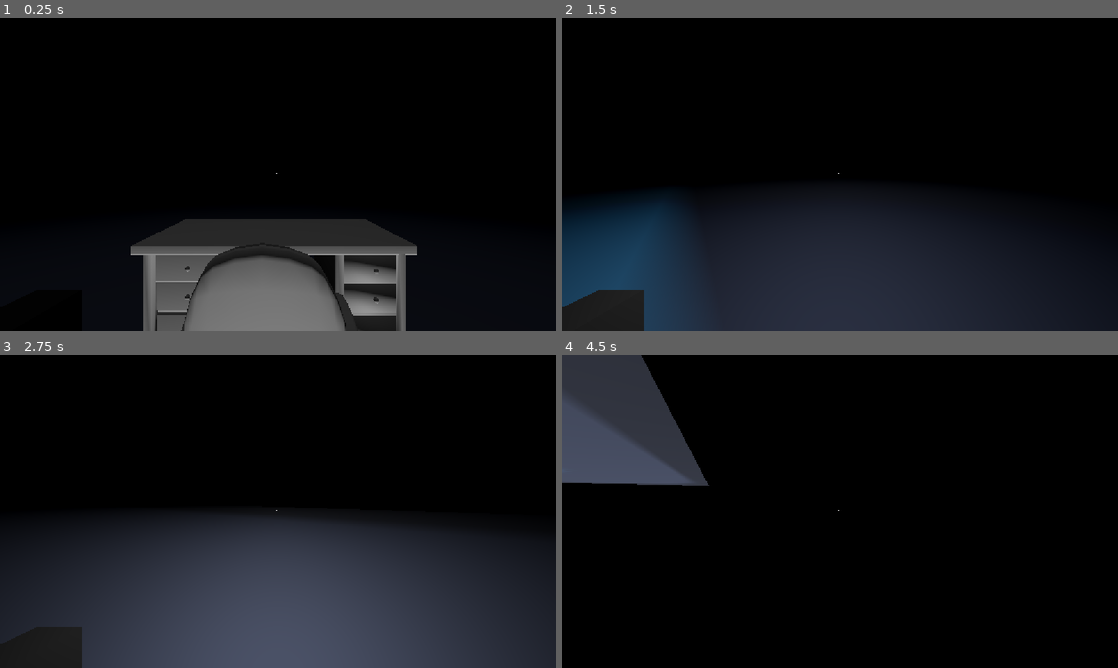
Above: before the commit, frames 1-4 (two rows, left to right).
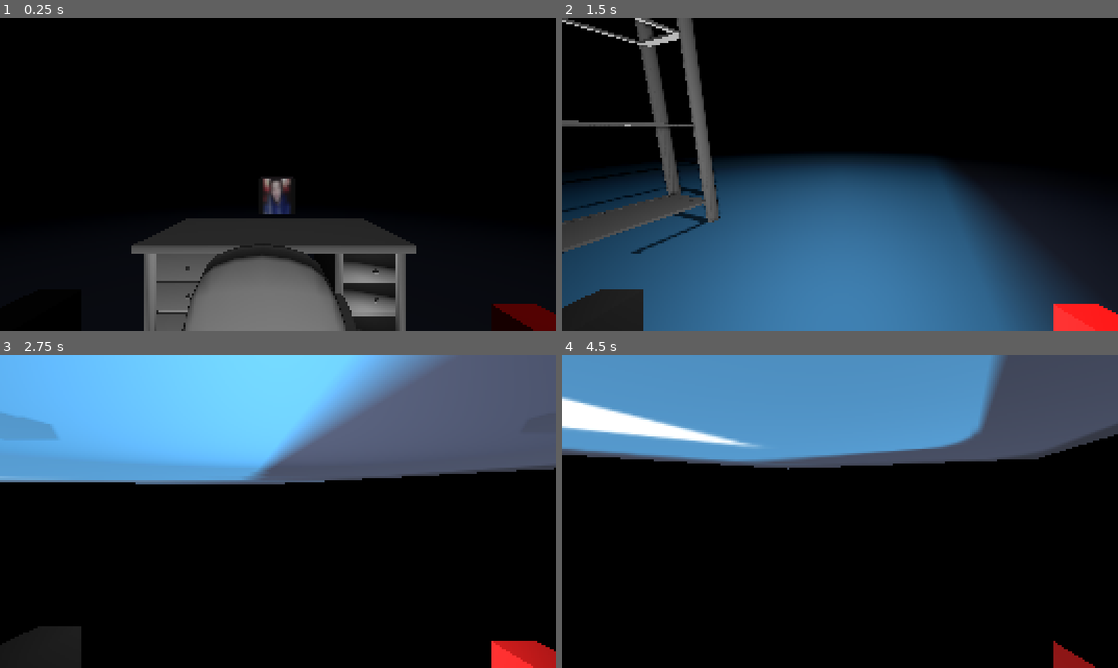
Above: after the commit, the same moments.

Repository: BlaineLockard/cabin-in-the-woods
Game: Godot game, scene res://Main.tscn
Two runs of this game, one before a commit and one after it. Both use one fixed random seed, a clock stepped at 60 frames per second and the inputs below. The project has no main scene, so this scene is started directly. The engine's default icon, where the game draws it, is replaced by a stand-in: a white triangle on a blue panel in a dark square.
Inputs (mouse positions are in pixels of both pictures, inside the frame that each line leads up to):
- Up to frame 1 (0.25 s): no input
- Up to frame 2 (1.5 s): tap Enter at 0.5 s; move the mouse to (962, 158) at 0.52 s; hold D (right) 0.53-1.28 s; tap F (light) at 0.6 s; click (962, 158) at 0.67 s; tap Space (jump) at 0.77 s; move the mouse to (812, 174) at 1.27 s; hold W (up) from 1.28 s (still down); tap V (noclip) at 1.35 s; click (812, 174) at 1.42 s
- Up to frame 3 (2.75 s): keep holding W (up); tap Space (jump) at 1.52 s; move the mouse to (289, 505) at 2.02 s; hold Shift (sprint) from 2.03 s (still down); click (289, 505) at 2.17 s
- Up to frame 4 (4.5 s): keep holding W (up); move the mouse to (834, 517) at 2.77 s; release Shift (sprint) at 2.78 s; tap F (light) at 2.85 s; click (834, 517) at 2.92 s; tap Space (jump) at 3.02, 3.77 s; move the mouse to (878, 514) at 3.52 s; tap V (noclip) at 3.6 s; click (878, 514) at 3.67 s; move the mouse to (795, 508) at 4.27 s; tap Shift (sprint) at 4.35 s; click (795, 508) at 4.42 s

The runs differ from the first frame. In frame 1, 1.9% of the frame differs, in the area x 23-100%, y 49-100%; in frame 2, 44%; in frame 3, 84%, in the area x 0-100%, y 0-100%; in frame 4, 36%.

Commit message:
Added weapon, example enemy and navigation region
Please view example enemy script on how to allow enemies to react to the weapon.

Diff:
--- a/Main.tscn
+++ b/Main.tscn
@@ -4,11 +4,18 @@
 [ext_resource type="Texture2D" uid="uid://yhmq6odv1bwr" path="res://assets/textures/icon.svg" id="1_uu6xs"]
 [ext_resource type="ArrayMesh" uid="uid://qsov8wi283ok" path="res://assets/models/Desk.obj" id="2_r0du0"]
 [ext_resource type="ArrayMesh" uid="uid://c51xda44jo4uv" path="res://assets/models/Office chair.obj" id="4_cm0pq"]
-[ext_resource type="ArrayMesh" uid="uid://b1h53gl2biodn" path="res://eb_metal_shelf_01.obj" id="5_fos0i"]
+[ext_resource type="ArrayMesh" uid="uid://b1h53gl2biodn" path="res://assets/models/eb_metal_shelf_01.obj" id="5_fos0i"]
+[ext_resource type="Script" uid="uid://bw2oskknreyof" path="res://temp files/example_enemy_that_reacts_to_gun.gd" id="6_lgr22"]
+[ext_resource type="Texture2D" uid="uid://c3sp7aalg5gd8" path="res://temp files/chesnuts.jpg" id="7_trn2v"]
 
 [sub_resource type="Environment" id="Environment_glv2v"]
 background_mode = 1
 background_energy_multiplier = 4.9
+
+[sub_resource type="NavigationMesh" id="NavigationMesh_adpiu"]
+vertices = PackedVector3Array(-0.023361206, 0.45, 3.7954712, -0.023361206, 0.45, 0.2954712, -0.5233612, 0.45, 0.2954712, -4.273361, 0.45, 3.7954712, -1.7733612, 0.45, -1.2045288, -2.2733612, 0.45, 139.04547, -4.273361, 0.45, 7.045471, -4.773361, 0.45, 6.545471, -171.77336, 0.45, -26.204529, -171.77336, 0.45, 139.04547, -4.773361, 0.45, 4.295471, -1.7733612, 0.45, -2.9545288, -1.2733612, 0.45, -3.4545288, 0.2266388, 0.45, -3.4545288, 0.2266388, 0.45, -26.204529, -2.2733612, 0.45, 7.045471, 0.7266388, 0.45, 0.2954712, 3.2266388, 0.45, 3.7954712, 3.7266388, 0.45, 6.545471, 3.2266388, 0.45, 7.045471, 1.2266388, 0.45, 139.04547, 158.72664, 0.45, 139.04547, 158.72664, 0.45, -26.204529, 3.7266388, 0.45, 4.295471, 2.2266388, 0.45, -1.2045288, 2.2266388, 0.45, -2.9545288, 1.7266388, 0.45, -3.4545288, 1.2266388, 0.45, 7.045471)
+polygons = [PackedInt32Array(2, 1, 0), PackedInt32Array(2, 0, 4), PackedInt32Array(4, 0, 3), PackedInt32Array(6, 5, 7), PackedInt32Array(7, 5, 9), PackedInt32Array(7, 9, 8), PackedInt32Array(3, 10, 4), PackedInt32Array(4, 10, 11), PackedInt32Array(8, 10, 7), PackedInt32Array(14, 13, 12), PackedInt32Array(14, 12, 11), PackedInt32Array(11, 10, 14), PackedInt32Array(14, 10, 8), PackedInt32Array(6, 15, 5), PackedInt32Array(1, 16, 0), PackedInt32Array(0, 16, 17), PackedInt32Array(19, 18, 20), PackedInt32Array(20, 18, 21), PackedInt32Array(21, 18, 22), PackedInt32Array(17, 16, 23), PackedInt32Array(23, 16, 24), PackedInt32Array(18, 23, 22), PackedInt32Array(23, 24, 25), PackedInt32Array(26, 13, 14), PackedInt32Array(25, 26, 14), PackedInt32Array(25, 14, 23), PackedInt32Array(23, 14, 22), PackedInt32Array(20, 27, 19), PackedInt32Array(15, 27, 5), PackedInt32Array(5, 27, 20)]
+agent_radius = 0.7
 
 [sub_resource type="StandardMaterial3D" id="StandardMaterial3D_uu6xs"]
 albedo_texture = ExtResource("1_uu6xs")
@@ -18,6 +25,9 @@
 
 [sub_resource type="BoxShape3D" id="BoxShape3D_qh475"]
 size = Vector3(535.21497, 60.58231, 196.91144)
+
+[sub_resource type="StandardMaterial3D" id="StandardMaterial3D_37v28"]
+albedo_texture = ExtResource("7_trn2v")
 
 [node name="Root" type="Node3D" unique_id=1121203160]
 
@@ -37,43 +47,54 @@
 [node name="WorldEnvironment" type="WorldEnvironment" parent="env" unique_id=1438385980]
 environment = SubResource("Environment_glv2v")
 
-[node name="floor" type="CSGBox3D" parent="." unique_id=1072340961]
+[node name="player" parent="." unique_id=1374814702 groups=["player"] instance=ExtResource("1_glv2v")]
+transform = Transform3D(1, 0, 0, 0, 1, 0, 0, 0, 1, 0.17768764, 0, 0.07654047)
+
+[node name="NavRegion" type="NavigationRegion3D" parent="." unique_id=712139461]
+navigation_mesh = SubResource("NavigationMesh_adpiu")
+
+[node name="floor" type="CSGBox3D" parent="NavRegion" unique_id=1072340961]
 transform = Transform3D(1, 0, 0, 0, 1, 0, 0, 0, 1, -6.493511, 0, 56.440155)
 material_override = SubResource("StandardMaterial3D_uu6xs")
 use_collision = true
 size = Vector3(332.0597, 0.1, 166.78937)
 
-[node name="OfficeChair" type="MeshInstance3D" parent="." unique_id=1698471665]
+[node name="OfficeChair" type="MeshInstance3D" parent="NavRegion" unique_id=1698471665]
 transform = Transform3D(-0.001605421, 0, 1.2863618e-05, 0, 0.0014409574, 0, -1.5468908e-05, 0, -0.0013350344, 0.16671395, 0.051852614, -1.0402112)
 mesh = ExtResource("4_cm0pq")
 
-[node name="StaticBody3D" type="StaticBody3D" parent="OfficeChair" unique_id=603383122]
+[node name="StaticBody3D" type="StaticBody3D" parent="NavRegion/OfficeChair" unique_id=603383122]
 
-[node name="CollisionShape3D" type="CollisionShape3D" parent="OfficeChair/StaticBody3D" unique_id=630671038]
+[node name="CollisionShape3D" type="CollisionShape3D" parent="NavRegion/OfficeChair/StaticBody3D" unique_id=630671038]
 transform = Transform3D(0.999921, 0, 3.3527613e-08, 0, 1.9589249, 0, -1.0346994e-06, 0, 0.9999181, 4.2636757, 477.44864, -3.6795654)
 shape = SubResource("BoxShape3D_ucjdu")
 
-[node name="Desk" type="MeshInstance3D" parent="." unique_id=1886836]
+[node name="Desk" type="MeshInstance3D" parent="NavRegion" unique_id=1886836]
 transform = Transform3D(0.005, 0, 0, 0, 0.005, 0, 0, 0, 0.005, -0.53775084, 0.05297208, -2.0341082)
 mesh = ExtResource("2_r0du0")
 
-[node name="StaticBody3D" type="StaticBody3D" parent="Desk" unique_id=928366755]
+[node name="StaticBody3D" type="StaticBody3D" parent="NavRegion/Desk" unique_id=928366755]
 transform = Transform3D(1, 0, 0, 0, 2.3042521, 0, 0, 0, 1, 0, 0, 0)
 disable_mode = 1
 
-[node name="CollisionShape3D" type="CollisionShape3D" parent="Desk/StaticBody3D" unique_id=165618410]
+[node name="CollisionShape3D" type="CollisionShape3D" parent="NavRegion/Desk/StaticBody3D" unique_id=165618410]
 transform = Transform3D(0.86045456, 0, 0, 0, 1.5329224, 0, 0, 0, 1.0551207, 142.04202, 46.487022, 1.489624)
 shape = SubResource("BoxShape3D_qh475")
 
-[node name="Shelf" type="MeshInstance3D" parent="." unique_id=573110669]
+[node name="Shelf" type="MeshInstance3D" parent="NavRegion" unique_id=573110669]
 transform = Transform3D(0.06423903, 0, 0, 0, 0.04440895, 0, 0, 0, 0.035, -0.4868698, 0.039644003, 4.72408)
 mesh = ExtResource("5_fos0i")
 
-[node name="StaticBody3D" type="StaticBody3D" parent="Shelf" unique_id=1550217657]
+[node name="StaticBody3D" type="StaticBody3D" parent="NavRegion/Shelf" unique_id=1550217657]
 
-[node name="CollisionShape3D" type="CollisionShape3D" parent="Shelf/StaticBody3D" unique_id=1089974978]
+[node name="CollisionShape3D" type="CollisionShape3D" parent="NavRegion/Shelf/StaticBody3D" unique_id=1089974978]
 transform = Transform3D(0.99992114, 0, 3.3527613e-08, 0, 1.958926, 0, -1.0346994e-06, 0, 0.99991816, 0.50643635, 83.1457, 19.948578)
 shape = SubResource("BoxShape3D_ucjdu")
 
-[node name="player" parent="." unique_id=1374814702 instance=ExtResource("1_glv2v")]
-transform = Transform3D(1, 0, 0, 0, 1, 0, 0, 0, 1, 0.17768764, 0, 0.07654047)
+[node name="Example enemy that reacts to gun" type="Node3D" parent="." unique_id=811180664 groups=["enemies"]]
+transform = Transform3D(1, 0, 0, 0, -4.371139e-08, -1, 0, 1, -4.371139e-08, 0.17768764, 1.0745363, -5.921221)
+script = ExtResource("6_lgr22")
+
+[node name="CSGBox3D" type="CSGBox3D" parent="Example enemy that reacts to gun" unique_id=1486441161]
+transform = Transform3D(-4.371139e-08, 4.371139e-08, 1, -4.371139e-08, 1, -4.371139e-08, -1, -4.371139e-08, -4.3711385e-08, 0, 0, 0)
+material = SubResource("StandardMaterial3D_37v28")
--- a/project.godot
+++ b/project.godot
@@ -16,6 +16,8 @@
 
 [display]
 
+window/size/viewport_width=2400
+window/size/viewport_height=1350
 window/stretch/mode="canvas_items"
 window/stretch/aspect="expand"
 
@@ -24,8 +26,14 @@
 folder_colors={
 "res://assets/": "teal",
 "res://scenes/": "blue",
-"res://scripts/": "gray"
+"res://scripts/": "gray",
+"res://temp files/": "red"
 }
+
+[global_group]
+
+player=""
+enemies="All enemies"
 
 [input]
 
@@ -69,6 +77,10 @@
 "events": [Object(InputEventKey,"resource_local_to_scene":false,"resource_name":"","device":-1,"window_id":0,"alt_press …(192 unchanged characters)…
 ]
 }
+reload={
+"deadzone": 0.2,
+"events": []
+}
 
 [physics]
 
--- a/scenes/Player.tscn
+++ b/scenes/Player.tscn
@@ -4,6 +4,7 @@
 [ext_resource type="PackedScene" uid="uid://cnu55brxs15di" path="res://scenes/flashlight.tscn" id="2_kpjcp"]
 [ext_resource type="Script" uid="uid://ctv0gxysy860c" path="res://scripts/player_hud.gd" id="3_e80uo"]
 [ext_resource type="PackedScene" uid="uid://befp8s4rc3u6i" path="res://scenes/player_hud.tscn" id="3_lbjtu"]
+[ext_resource type="PackedScene" uid="uid://c842hd1dk4cha" path="res://scenes/weapon.tscn" id="3_qu4a1"]
 
 [sub_resource type="CapsuleShape3D" id="CapsuleShape3D_0rwas"]
 
@@ -26,6 +27,9 @@
 [node name="Flashlight" parent="head/Camera3D" unique_id=1225313828 instance=ExtResource("2_kpjcp")]
 transform = Transform3D(1, 0, 0, 0, 1, 0, 0, 0, 1, -0.47440428, -0.29796803, -0.20320678)
 
+[node name="Weapon" parent="head/Camera3D" unique_id=1213850990 instance=ExtResource("3_qu4a1")]
+transform = Transform3D(1, 0, 0, 0, 1, 0, 0, 0, 1, 0.474, -0.298, -0.203)
+
 [node name="model" type="Node3D" parent="." unique_id=719256193]
 transform = Transform3D(1, 0, 0, 0, 1, 0, 0, 0, 1, 0, 0.99959636, 0)
 
--- /dev/null
+++ b/scenes/weapon.tscn
@@ -0,0 +1,13 @@
+[gd_scene format=3 uid="uid://c842hd1dk4cha"]
+
+[ext_resource type="Script" uid="uid://b82et0wmscfx0" path="res://scripts/weapon.gd" id="1_swcir"]
+
+[sub_resource type="StandardMaterial3D" id="StandardMaterial3D_adpiu"]
+albedo_color = Color(1, 0, 0, 1)
+
+[node name="Weapon" type="Node3D" unique_id=1213850990]
+script = ExtResource("1_swcir")
+
+[node name="CSGBox3D" type="CSGBox3D" parent="." unique_id=1895573749]
+size = Vector3(0.08972168, 0.07531738, 0.41455078)
+material = SubResource("StandardMaterial3D_adpiu")
--- /dev/null
+++ b/scripts/weapon.gd
@@ -0,0 +1,47 @@
+extends Node3D
+
+signal weapon_fired(position: Vector3)
+
+## How much ammo the gun will carry in a magazine. [br]Set to negative number to remove reloading.
+@export var max_ammo: int = 17
+
+var ammo_count: int = max_ammo
+
+
+func _ready() -> void:
+	# Add one more bullet in the chamber
+	ammo_count += 1
+
+	for enemy in get_tree().get_nodes_in_group("enemies"):
+		connect("weapon_fired", enemy.react_to_weapon)
+
+
+func _unhandled_input(event: InputEvent) -> void:
+	if event is InputEventMouseButton and Input.mouse_mode == Input.MOUSE_MODE_CAPTURED: # If the mouse is captured and clicked
+		if event.button_index == MOUSE_BUTTON_LEFT and event.is_pressed(): # If the mouse click the left click and is pressed
+			get_viewport().set_input_as_handled()
+			shoot()
+
+
+func shoot():
+	# Do not want to shoot if they dont have ammo
+	if ammo_count == 0:
+		reload()
+		return
+	ammo_count -= 1
+	weapon_fired.emit(global_position)
+	# Play animations
+	# Play sound
+	print(ammo_count, " bullets remaing")
+
+
+func reload():
+	# Play animation
+	# Play sounds
+	# TODO: MAKE SURE TO USE AWAIT TO WAIT UNTIL AFTER THE ANIMATION FINISHES BEFORE CHANGING AMMO COUNT
+	# Likely will want to move actual changing of the ammo into different function to be called at end of animation
+	if ammo_count == 0:
+		ammo_count = max_ammo
+	else:
+		ammo_count = max_ammo + 1
+	print("reloaded gun with ", ammo_count, " bullets")
--- /dev/null
+++ b/temp files/example_enemy_that_reacts_to_gun.gd
@@ -0,0 +1,10 @@
+#TODO: PLEASE DELETE ME AND ALL MY COMPONETS ONCE THE REAL ENEMIES ARE INTRODUCED TO THE GAME
+#IT'S OK I KNEW THIS WOULD BE MY FATE FROM THE BEGINING AND I'VE ACCEPTED IT
+extends Node3D
+
+
+
+# Only connects properly if I am in the enemies group!
+# I dont need to connect anything! I just need to have the correct function name and be in the enemies group!
+func react_to_weapon(_postion: Vector3):
+	print("AHH! The gun shot scared me!")
Not shown, removed: assets/models/ThisIsWhere3DModelsGo.txt
Renamed: eb_metal_shelf_01.obj -> assets/models/eb_metal_shelf_01.obj
Not shown, added: assets/models/eb_metal_shelf_01.obj.import
Not shown, removed: eb_metal_shelf_01.obj.import
Not shown, added: scripts/weapon.gd.uid
Binary file added: temp files/chesnuts.jpg
Not shown, added: temp files/chesnuts.jpg.import
Not shown, added: temp files/example_enemy_that_reacts_to_gun.gd.uid
